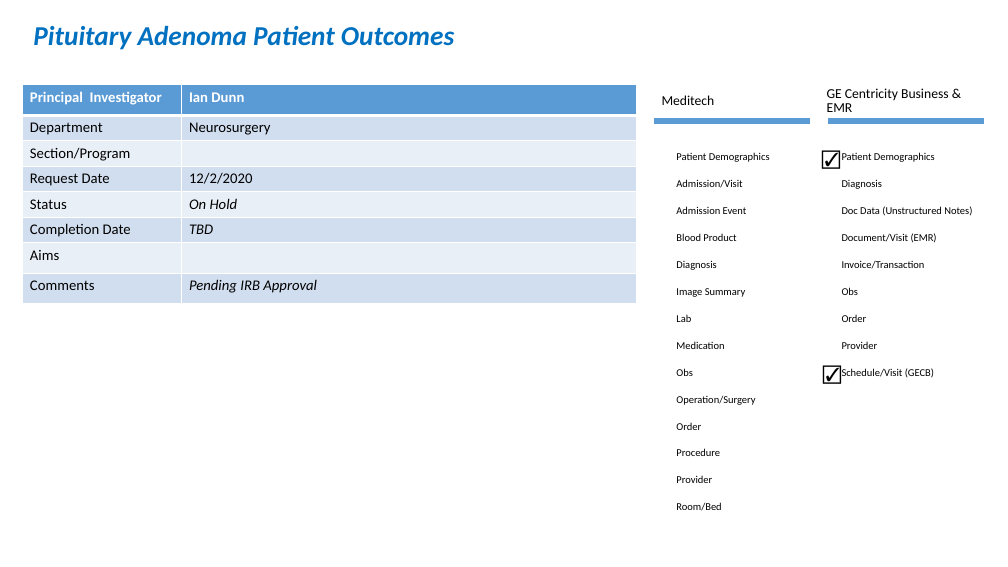
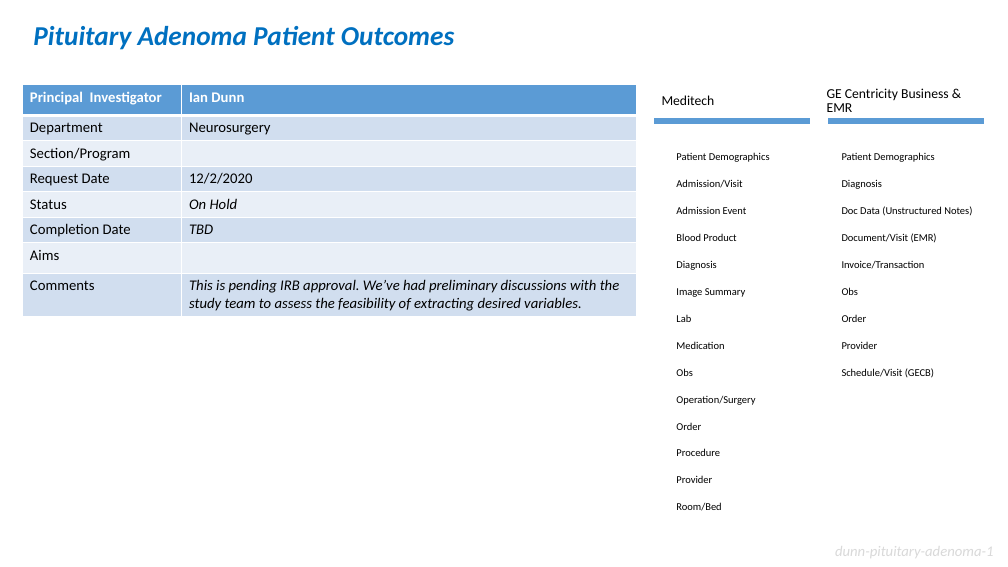
Before and after one commit to OuhscBbmc/prairie-outpost-public, a slide deck: slide 20 of publications/presentation-2021-02-aac/crdw-2021-02.pptx. Drawn at 1008x567 pixels with LibreOffice and Linux fonts; fonts in the diff are those of the drawing. Boxes give left, top, right and bottom in pixels: in the first picture for what was removed or moved away, otherwise in the second. Text is boxed around its words. In the diff, an @@ line names an element or a change of style, - is before the commit and + after.

```diff
--- a/publications/presentation-2021-02-aac/crdw-2021-02.pptx
+++ b/publications/presentation-2021-02-aac/crdw-2021-02.pptx
@@ table at [23,85,636,315] @@
-row 8, column 2: Pending IRB Approval
+row 8, column 2: This is pending IRB approval. We’ve had preliminary discussions with the study team to assess the feasibility of extracting desired variables.
@@ text removed at [814,143,847,173] @@
-☑
@@ text removed at [815,358,848,388] @@
-☑
@@ text added at [835,543,994,561], 14 pt, text #D9D9D9, italic @@
+dunn-pituitary-adenoma-1
```
Also in this commit, not shown: 25 other slides changed, 1 slide removed.
